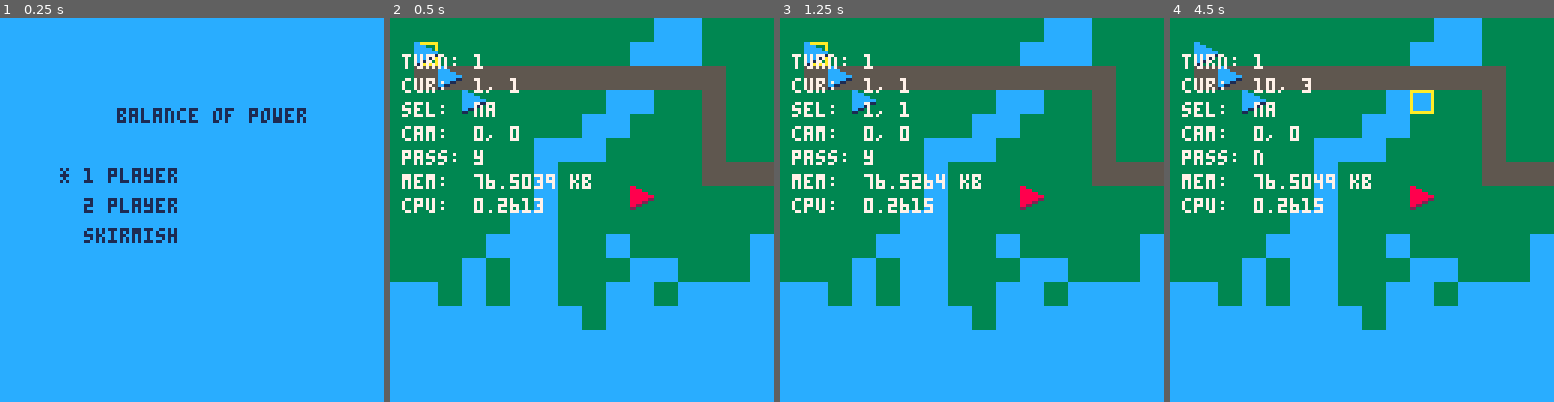
Above: before the commit, frames 1-4 (left to right).
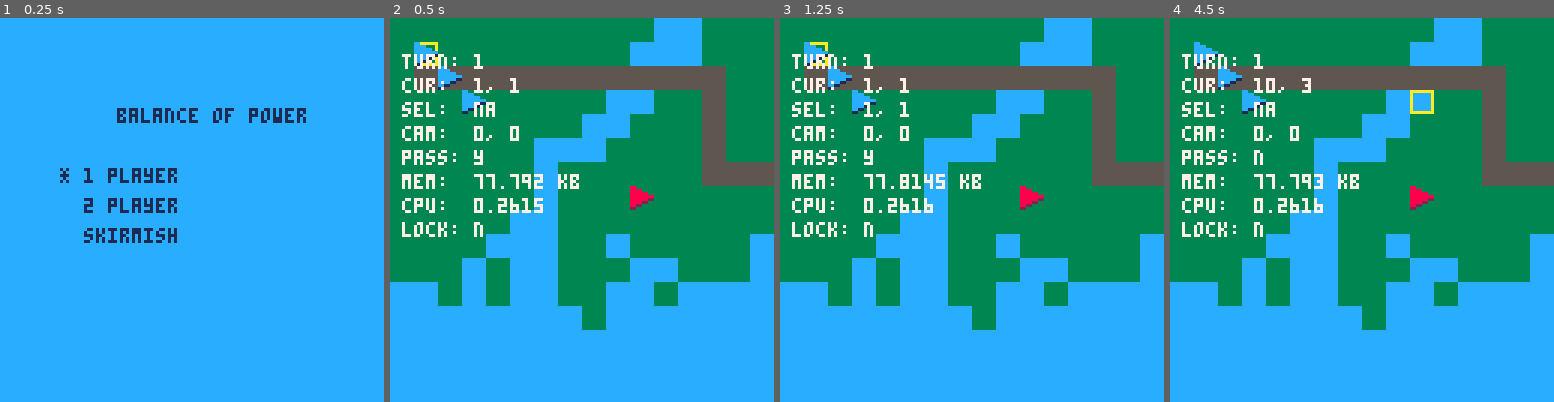
Above: after the commit, the same moments.

Repository: chrisallenlane/balance-of-power
Game: PICO-8 cartridge balance-of-power.p8
Two runs of this game, one before a commit and one after it. Both use one fixed random seed, a clock stepped at 60 frames per second and the inputs below.
Inputs:
- Up to frame 1 (0.25 s): no input
- Up to frame 2 (0.5 s): tap X (X key) at 0.33 s
- Up to frame 3 (1.25 s): tap O (Z key) at 0.7 s; tap X (X key) at 1.07 s
- Up to frame 4 (4.5 s): hold Right 1.6-2.1 s; tap O (Z key) every 0.4 s from 1.7 to 4.1 s; tap X (X key) at 1.85, 2.97, 4.08 s; hold Up 2.15-2.42 s; hold Right 2.47-3.03 s; hold Left 3.08-3.58 s; hold Down 3.63-3.97 s; hold Right from 4.02 s (still down)

Frame 1 is identical in both runs. In frame 2, 0.6% of the frame differs, in the area x 3-53%, y 40-58%; in frame 3, 0.5%; in frame 4, 0.7%.

Commit message:
fix(cursor): implement correct turn-taking
Implement a lock that prevents one player from taking its turn while the
other player's unit is being animated.

Diff:
--- a/balance-of-power.p8
+++ b/balance-of-power.p8
@@ -4,7 +4,11 @@
 
 -- TODO: refactor this
 game = {
-	map   = {},
+	map  = {},
+  lock = {
+    camera = false,
+    cursor = true,
+  },
 	state = {
 		map    = 0,
 		screen = "title",
--- a/src/cursor.lua
+++ b/src/cursor.lua
@@ -17,6 +17,9 @@
 
 -- update cursor state
 function game.cursor:update()
+
+    -- if a unit is in-motion, lock the cursor
+    if game.lock.cursor then return end
 
     -- TODO: externalize this logic elsewhere
     -- NB: this is a stub
--- a/src/debug.lua
+++ b/src/debug.lua
@@ -14,6 +14,9 @@
     -- local p2 = "human"
     -- if game.state.cpu then p2 = "cpu" end
 
+    local lock = "n"
+    if game.lock.cursor then lock = "y" end
+
     -- compose debugging messages
     local msgs = {
         "turn: " .. game.cursor.turn,
@@ -23,6 +26,7 @@
         "pass: " .. pass,
         "mem:  " .. stat(0) .. " kb",
         "cpu:  " .. stat(1),
+        "lock: " .. lock,
         -- "p2:   " .. p2,
     }
 
--- a/src/units.lua
+++ b/src/units.lua
@@ -2,19 +2,27 @@
 
 -- update unit coordinates
 function game.units.update()
+    -- unlock the cursor
+    game.lock.cursor = false
+
+    -- if a unit is in-motion, lock the cursor
     for _, unit in pairs(game.map.units) do
         -- x
         if unit.px.x < unit.cell.x * 8 then
             unit.px.x = unit.px.x + 4
+            game.lock.cursor = true
         elseif unit.px.x > unit.cell.x * 8 then
             unit.px.x = unit.px.x - 4
+            game.lock.cursor = true
         end
 
         -- y
         if unit.px.y < unit.cell.y * 8 then
             unit.px.y = unit.px.y + 4
+            game.lock.cursor = true
         elseif unit.px.y > unit.cell.y * 8 then
             unit.px.y = unit.px.y - 4
+            game.lock.cursor = true
         end
     end
 end
